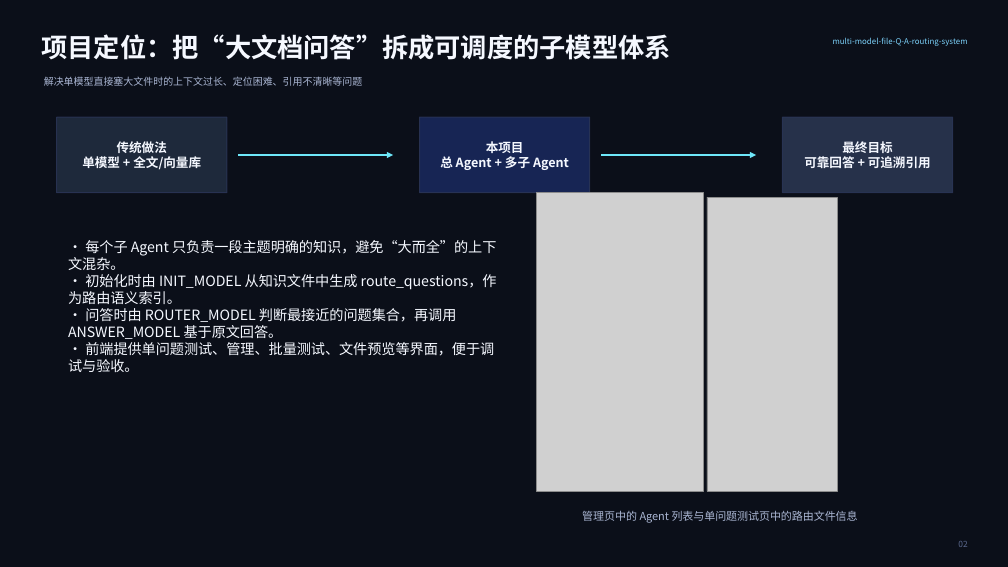
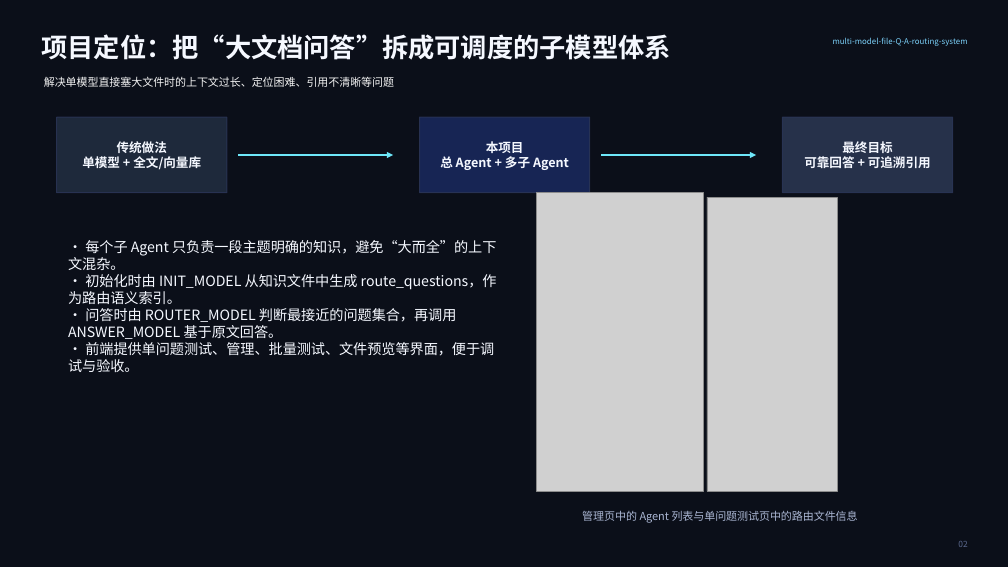
Before and after one commit to Annauae/multi-model-file-Q-A-routing-system, a slide deck: slide 2 of multi_model_file_qa_routing_system_intro (1).pptx. Drawn at 1008x567 pixels with LibreOffice and Linux fonts; fonts in the diff are those of the drawing; grey boxes stand for pictures. Boxes give left, top, right and bottom in pixels: in the first picture for what was removed or moved away, otherwise in the second. Text is boxed around its words. In the diff, an @@ line names an element or a change of style, - is before the commit and + after.

```diff
--- a/multi_model_file_qa_routing_system_intro (1).pptx
+++ b/multi_model_file_qa_routing_system_intro (1).pptx
@@ text "解决单模型直接塞大文件时的上下文过长、定位困难、引用不清晰等问题" at [44,76,394,87]: size 9.5 to 10.5 pt, text colour #AAB6D3 to #F2F2F2 @@
```
Also in this commit, not shown: 16 other slides changed, 3 other files.
